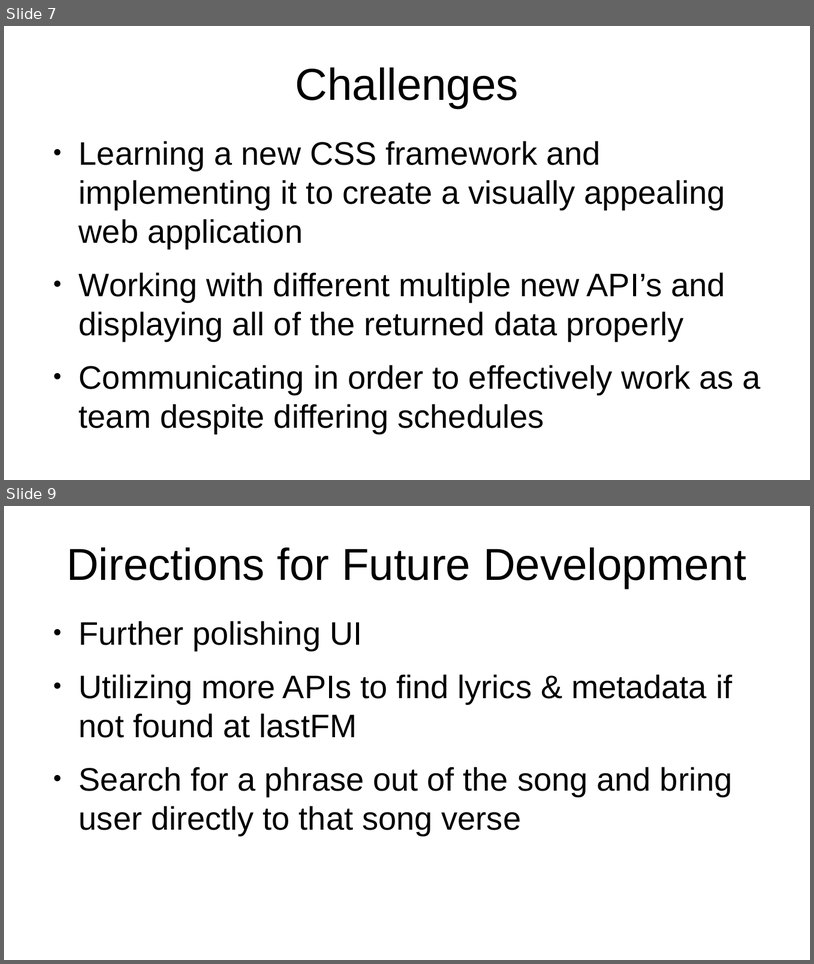
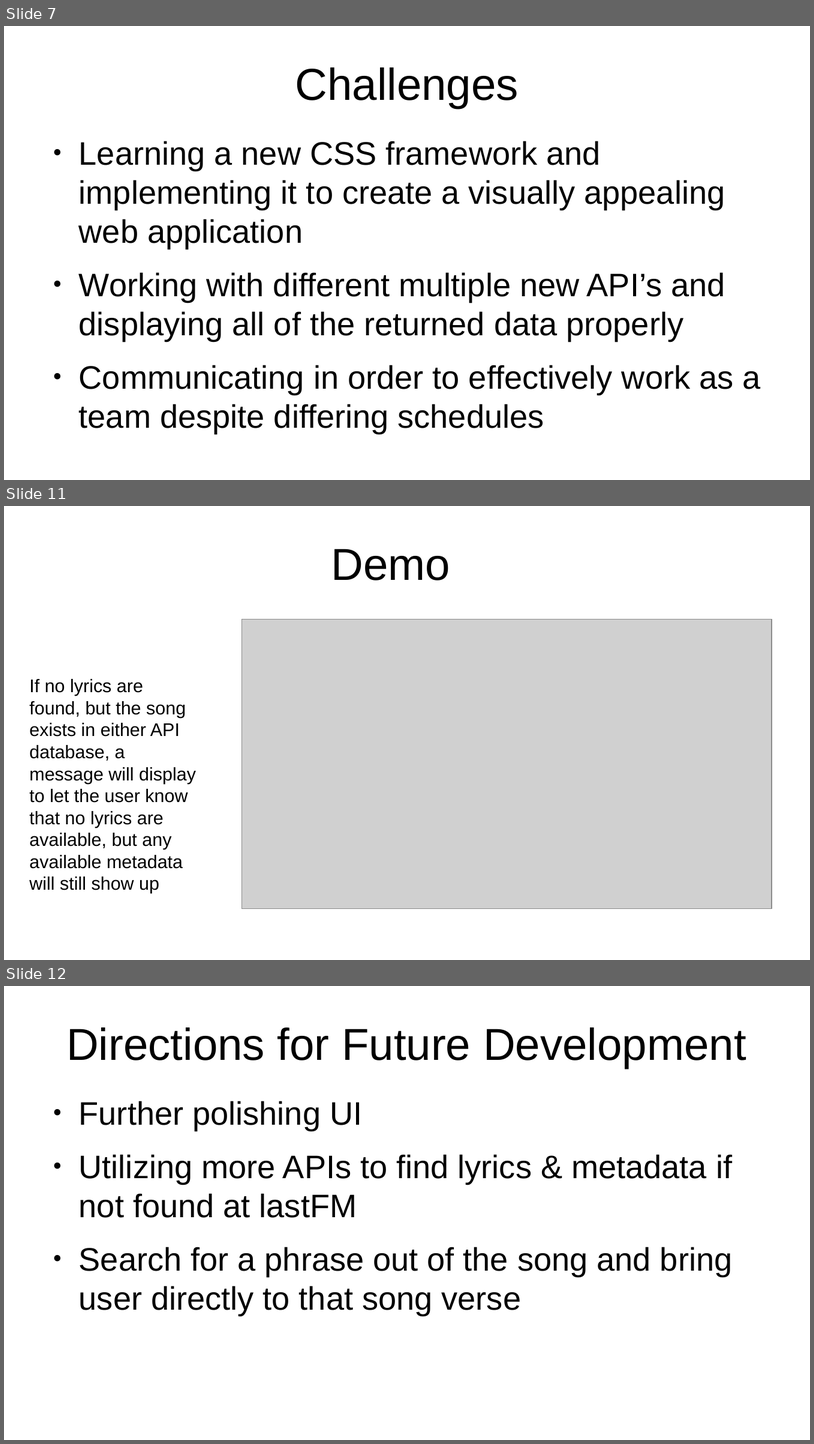
Before and after one commit to alexm1937/what-is-that-song, a slide deck: presentation.odp. Shown one above the other, each under a label of ours: slides 7 and 9 before the commit, slides 7, 11 and 12 after it; the slides between them are not shown. The pictures are 814x964 and 814x1444 pixels, drawn with LibreOffice and Linux fonts; fonts in the diff are those of the drawing; grey boxes stand for pictures. Boxes give left, top, right and bottom in pixels: in the first picture for what was removed or moved away, otherwise in the second. Text is boxed around its words. In the diff, an @@ line names an element or a change of style, - is before the commit and + after.

```diff
--- a/presentation.odp
+++ b/presentation.odp
@@ slide 11 added at box(4, 506, 810, 960), background #FFFFFF @@
@@ title added at box(331, 549, 450, 580), 44 pt, text #000000 @@
+Demo
@@ picture added at box(242, 619, 773, 909) @@
@@ text added at box(29, 679, 196, 893), 18 pt, text #000000 @@
+If no lyrics are found, but the song exists in either API database, a message will display to let the user know that no lyrics are available, but any available metadata will still show up
@@ what was slide 9 is now slide 12 @@
```
Also in this commit, not shown: 1 slide changed, 4 other slides added, 2 slides removed, 1 other file.
